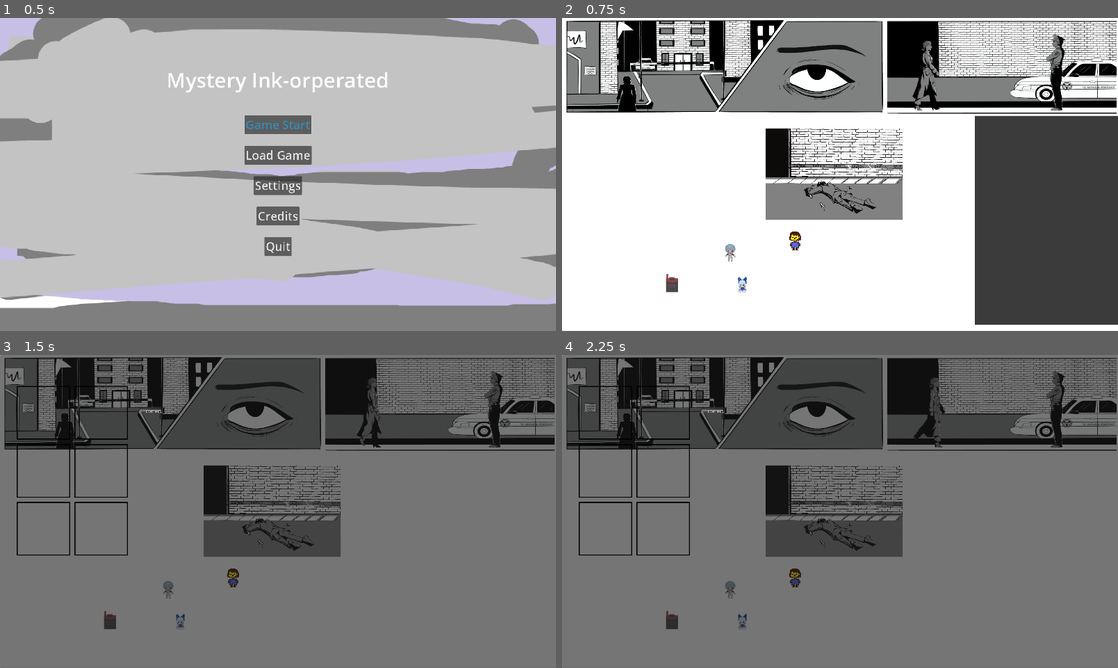
Above: before the commit, frames 1-4 (two rows, left to right).
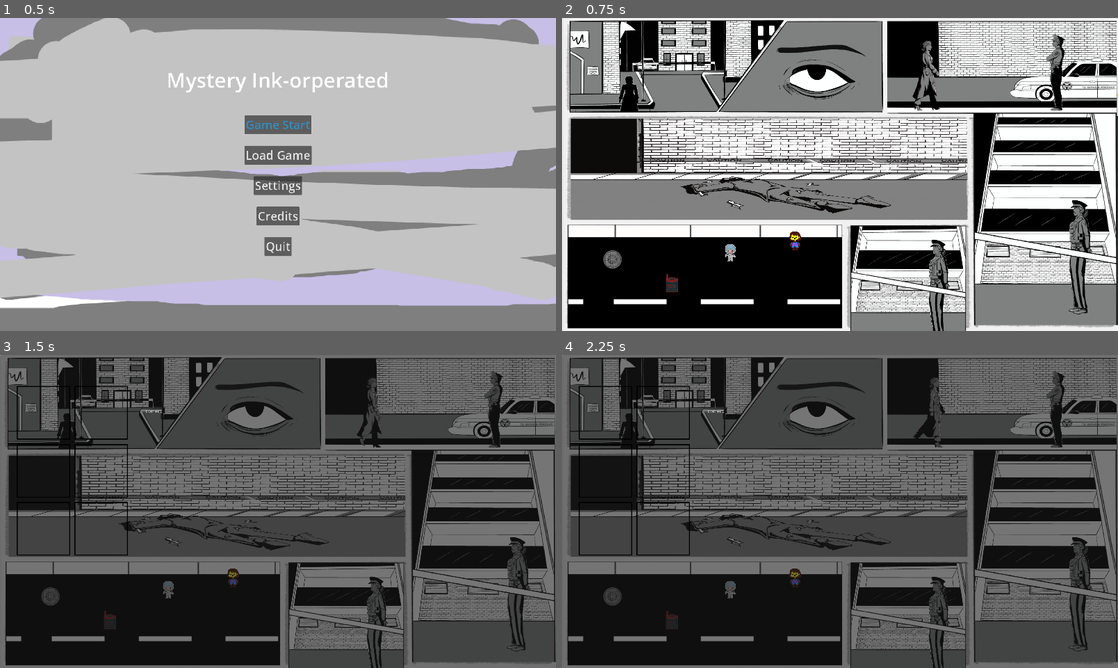
Above: after the commit, the same moments.

Repository: GDYUClub/term-project-w25
Game: Godot game, scene res://src/main/main_menu.tscn
The game is run twice, just before and just after one commit, with the same random seed, the same clock (stepped at 60 frames per second) and the same inputs.
Inputs (mouse positions are in pixels of both pictures, inside the frame that each line leads up to):
- Up to frame 1 (0.5 s): no input
- Up to frame 2 (0.75 s): click "Game Start" at 0.5 s
- Up to frame 3 (1.5 s): tap Enter (ui_accept) at 1.25 s; move the mouse to (400, 495) at 1.27 s; hold D (right) from 1.28 s (still down); tap Q (analyze) at 1.35 s; click (400, 495) at 1.42 s
- Up to frame 4 (2.25 s): tap Space (jump) at 1.52 s; release D (right) at 2 s; drag from (728, 527) to (673, 621) at 2.02 s

Frame 1 is identical in both runs. In frame 2, 54% of the frame differs, in the area x 0-100%, y 0-100%; in frame 3, 44%; in frame 4, 44%.

Commit message:
decorating level with images

Diff:
--- a/src/PanelTransition.tscn
+++ b/src/PanelTransition.tscn
@@ -3,7 +3,7 @@
 [ext_resource type="Script" uid="uid://bt3pkvlpkcrsn" path="res://src/frame.gd" id="1_lu2ol"]
 
 [sub_resource type="RectangleShape2D" id="RectangleShape2D_u1ojx"]
-size = Vector2(64.0023, 376.999)
+size = Vector2(16.0013, 283.502)
 
 [node name="PanelTransition" type="Area2D"]
 script = ExtResource("1_lu2ol")
--- a/src/frame.gd
+++ b/src/frame.gd
@@ -8,6 +8,7 @@
 }
 
 @export var move_type:MOVETYPES
+@export var jane_scale:int
 
 func _ready() -> void:
 	body_entered.connect(_on_body_entered)
--- a/src/levels/tutorial/tutorial.tscn
+++ b/src/levels/tutorial/tutorial.tscn
@@ -11,14 +11,18 @@
 [ext_resource type="PackedScene" uid="uid://b5h0imkaet8vo" path="res://src/dialogue/dialogue_ui.tscn" id="7_0e0cn"]
 [ext_resource type="PackedScene" uid="uid://c5psffmv1afdo" path="res://src/PanelTransition.tscn" id="7_oggfx"]
 [ext_resource type="PackedScene" uid="uid://dplwfecao13b5" path="res://src/dialogue/npc.tscn" id="8_bb1rp"]
+[ext_resource type="Texture2D" uid="uid://cehb3ektrxmbs" path="res://assets/sprites/pages/1-2/road.png-1080x.png" id="8_wbdfn"]
 [ext_resource type="Texture2D" uid="uid://he4s4k4svpvn" path="res://assets/sprites/pages/1-2/Panel1.png-1080x.png" id="9_d2hcf"]
 [ext_resource type="Texture2D" uid="uid://dsv6sdutv7bdm" path="res://assets/sprites/clue-touhou.png" id="9_jcs8d"]
+[ext_resource type="Texture2D" uid="uid://crq0dhm4yl4vq" path="res://assets/sprites/pages/1-2/PotHole.png-1080x.png" id="9_lvywd"]
 [ext_resource type="Texture2D" uid="uid://vbfvmvm6kri7" path="res://assets/sprites/pages/1-2/Panel2.png-1080x.png" id="10_0fxmp"]
+[ext_resource type="Texture2D" uid="uid://cgprfj3eul8yc" path="res://assets/sprites/pages/1-2/Panel6_PNG.png-1080x.png" id="10_w3jir"]
 [ext_resource type="PackedScene" uid="uid://dhpbtj7rkkjks" path="res://src/dialogue/inquire_ui.tscn" id="11_ipng3"]
 [ext_resource type="Script" uid="uid://bwpfrmd53cvot" path="res://src/levels/tutorial/clue_database.gd" id="12_legqn"]
 [ext_resource type="JSON" path="res://src/dialogue/_Dialogue.json" id="13_pado1"]
 [ext_resource type="Script" uid="uid://bhwvtvekextht" path="res://src/clues/clue.gd" id="13_thv2m"]
 [ext_resource type="JSON" path="res://src/dialogue/_Inquiry.json" id="14_h25l4"]
+[ext_resource type="Texture2D" uid="uid://djr3ou43jxunq" path="res://assets/sprites/pages/1-2/1-2-7/Panel7_PNG.png-1080x.png" id="16_8y812"]
 [ext_resource type="Texture2D" uid="uid://dkp81kv7rnhpe" path="res://assets/sprites/pages/1-2/Panel3.png-1080x.png" id="20_vqgbc"]
 [ext_resource type="Texture2D" uid="uid://3himcx6ydt6" path="res://assets/sprites/pages/1-2/Panel4.PNG-1080x.png" id="21_mcod2"]
 
@@ -37,10 +41,14 @@
 [sub_resource type="RectangleShape2D" id="RectangleShape2D_6rae1"]
 size = Vector2(421.388, 22.3685)
 
+[sub_resource type="RectangleShape2D" id="RectangleShape2D_w3jir"]
+size = Vector2(31.0011, 283.502)
+
 [node name="Main" type="Node"]
 script = ExtResource("1_hspkm")
 
 [node name="ColorRect2" type="ColorRect" parent="."]
+visible = false
 offset_left = -15.0
 offset_top = -3.0
 offset_right = 1953.0
@@ -67,6 +75,7 @@
 metadata/_edit_lock_ = true
 
 [node name="Borders" type="StaticBody2D" parent="."]
+visible = false
 metadata/_edit_lock_ = true
 
 [node name="CollisionShape2D" type="CollisionShape2D" parent="Borders"]
@@ -132,82 +141,18 @@
 shape = SubResource("RectangleShape2D_x7bmo")
 debug_color = Color(0, 0.6, 0.7, 0.42)
 
-[node name="Clues" type="Node" parent="."]
-
-[node name="Cigs" parent="Clues" instance=ExtResource("1_ra0nd")]
-position = Vector2(378, 916)
-clue = ExtResource("2_5f4ee")
-
-[node name="ClueArea" parent="Clues" instance=ExtResource("1_ra0nd")]
-position = Vector2(816, 769)
-clue = ExtResource("4_n1e4y")
-
-[node name="ClueArea2" parent="Clues" instance=ExtResource("1_ra0nd")]
-position = Vector2(580, 811)
-clue = ExtResource("6_q7kgm")
-
-[node name="Transitions" type="Node" parent="."]
-
-[node name="PanelTransition" parent="Transitions" instance=ExtResource("7_oggfx")]
-position = Vector2(1895, 148)
-move_type = 1
-
-[node name="CollisionShape2D" parent="Transitions/PanelTransition" index="0"]
-position = Vector2(5, 56)
-
-[node name="NewFrame" parent="Transitions/PanelTransition" index="1"]
-position = Vector2(-1755, 408)
-
-[node name="PanelTransition5" parent="Transitions" instance=ExtResource("7_oggfx")]
-position = Vector2(-7, 464)
-move_type = 1
-
-[node name="CollisionShape2D" parent="Transitions/PanelTransition5" index="0"]
-position = Vector2(5, 56)
-
-[node name="NewFrame" parent="Transitions/PanelTransition5" index="1"]
-position = Vector2(1765, -246)
-scale = Vector2(-3.71923, 1)
-
-[node name="PanelTransition2" parent="Transitions" instance=ExtResource("7_oggfx")]
-position = Vector2(1379, 537)
-rotation = -1.57079
-
-[node name="CollisionShape2D" parent="Transitions/PanelTransition2" index="0"]
-rotation = -1.57079
-
-[node name="NewFrame" parent="Transitions/PanelTransition2" index="1"]
-position = Vector2(-212.001, -623)
-
-[node name="PanelTransition3" parent="Transitions" instance=ExtResource("7_oggfx")]
-position = Vector2(949, 884)
-rotation = -1.57079
-move_type = 1
-
-[node name="CollisionShape2D" parent="Transitions/PanelTransition3" index="0"]
-position = Vector2(-3.50024, -18.0012)
-rotation = -1.57079
-
-[node name="NewFrame" parent="Transitions/PanelTransition3" index="1"]
-position = Vector2(-85.9998, 90.0002)
-
-[node name="PanelTransition4" parent="Transitions" instance=ExtResource("7_oggfx")]
-position = Vector2(949, 884)
-rotation = -1.57079
-move_type = 1
-
-[node name="CollisionShape2D" parent="Transitions/PanelTransition4" index="0"]
-position = Vector2(-27.9991, 428)
-rotation = -1.57079
-
-[node name="NewFrame" parent="Transitions/PanelTransition4" index="1"]
-position = Vector2(-56.9989, 512)
-
 [node name="PanelImages" type="Node" parent="."]
 
+[node name="Panel6" type="Node2D" parent="PanelImages"]
+
+[node name="Panel7Png_png-1080x" type="Sprite2D" parent="PanelImages/Panel6"]
+position = Vector2(1668.06, 597.75)
+scale = Vector2(0.640857, 0.640857)
+texture = ExtResource("16_8y812")
+
 [node name="Panel1" type="Sprite2D" parent="PanelImages"]
-position = Vector2(16, -54)
-scale = Vector2(0.696296, 0.582716)
+position = Vector2(27, -54)
+scale = Vector2(0.686111, 0.582716)
 texture = ExtResource("9_d2hcf")
 centered = false
 
@@ -217,19 +162,127 @@
 texture = ExtResource("10_0fxmp")
 centered = false
 
-[node name="Panel3_png-1080x" type="Sprite2D" parent="PanelImages"]
+[node name="Panel3" type="Sprite2D" parent="PanelImages"]
 position = Vector2(1519.25, 183)
 scale = Vector2(0.73287, 0.612346)
 texture = ExtResource("20_vqgbc")
 
-[node name="Panel4_png-1080x" type="Sprite2D" parent="PanelImages"]
-position = Vector2(940, 539)
-scale = Vector2(0.438194, 0.438194)
+[node name="Panel4" type="Sprite2D" parent="PanelImages"]
+position = Vector2(715, 522.375)
+scale = Vector2(1.26852, 0.484375)
 texture = ExtResource("21_mcod2")
 
-[node name="Panel5" type="Node" parent="PanelImages"]
-
-[node name="Sprite2D" type="Sprite2D" parent="PanelImages/Panel5"]
+[node name="Panel5" type="Node2D" parent="PanelImages"]
+
+[node name="Road_png-1080x" type="Sprite2D" parent="PanelImages/Panel5"]
+position = Vector2(494.25, 879.75)
+scale = Vector2(0.903241, 0.718254)
+texture = ExtResource("8_wbdfn")
+
+[node name="PotHole_png-1080x" type="Sprite2D" parent="PanelImages/Panel5"]
+position = Vector2(350, 858)
+scale = Vector2(0.5, 0.5)
+texture = ExtResource("9_lvywd")
+
+[node name="Panel6Png_png-1080x" type="Sprite2D" parent="PanelImages"]
+position = Vector2(1204, 929)
+scale = Vector2(0.585185, 0.583951)
+texture = ExtResource("10_w3jir")
+
+[node name="Clues" type="Node" parent="."]
+
+[node name="Cigs" parent="Clues" instance=ExtResource("1_ra0nd")]
+position = Vector2(378, 916)
+clue = ExtResource("2_5f4ee")
+
+[node name="ClueArea" parent="Clues" instance=ExtResource("1_ra0nd")]
+position = Vector2(816, 769)
+clue = ExtResource("4_n1e4y")
+
+[node name="ClueArea2" parent="Clues" instance=ExtResource("1_ra0nd")]
+position = Vector2(580, 811)
+clue = ExtResource("6_q7kgm")
+
+[node name="Transitions" type="Node2D" parent="."]
+
+[node name="PanelTransition" parent="Transitions" instance=ExtResource("7_oggfx")]
+position = Vector2(1895, 148)
+move_type = 1
+
+[node name="CollisionShape2D" parent="Transitions/PanelTransition" index="0"]
+position = Vector2(5, 56)
+
+[node name="NewFrame" parent="Transitions/PanelTransition" index="1"]
+position = Vector2(-1755, 408)
+
+[node name="PanelTransition5" parent="Transitions" instance=ExtResource("7_oggfx")]
+position = Vector2(19, 480)
+move_type = 1
+
+[node name="CollisionShape2D" parent="Transitions/PanelTransition5" index="0"]
+position = Vector2(5, 56)
+
+[node name="NewFrame" parent="Transitions/PanelTransition5" index="1"]
+position = Vector2(1765, -246)
+scale = Vector2(-3.71923, 1)
+
+[node name="PanelTransition2" parent="Transitions" instance=ExtResource("7_oggfx")]
+position = Vector2(1379, 537)
+rotation = -1.57079
+
+[node name="CollisionShape2D" parent="Transitions/PanelTransition2" index="0"]
+rotation = -1.57079
+
+[node name="NewFrame" parent="Transitions/PanelTransition2" index="1"]
+position = Vector2(-264.004, -622.998)
+
+[node name="PanelTransition3" parent="Transitions" instance=ExtResource("7_oggfx")]
+position = Vector2(949, 884)
+rotation = -1.57079
+move_type = 1
+
+[node name="CollisionShape2D" parent="Transitions/PanelTransition3" index="0"]
+position = Vector2(-36.9999, 18.0002)
+rotation = -1.57079
+
+[node name="NewFrame" parent="Transitions/PanelTransition3" index="1"]
+position = Vector2(-85.9998, 90.0002)
+
+[node name="PanelTransition4" parent="Transitions" instance=ExtResource("7_oggfx")]
+position = Vector2(949, 884)
+rotation = -1.57079
+move_type = 1
+
+[node name="CollisionShape2D" parent="Transitions/PanelTransition4" index="0"]
+position = Vector2(-27.9991, 428)
+rotation = -1.57079
+
+[node name="NewFrame" parent="Transitions/PanelTransition4" index="1"]
+position = Vector2(-56.9989, 512)
+
+[node name="PanelTransition7" parent="Transitions" instance=ExtResource("7_oggfx")]
+position = Vector2(681, 903)
+rotation = -1.57079
+
+[node name="CollisionShape2D" parent="Transitions/PanelTransition7" index="0"]
+position = Vector2(-36.9979, 327)
+rotation = -1.57079
+
+[node name="NewFrame" parent="Transitions/PanelTransition7" index="1"]
+position = Vector2(-31.9986, 215)
+
+[node name="PanelTransition6" parent="Transitions" instance=ExtResource("7_oggfx")]
+position = Vector2(319, 1318)
+rotation = -1.57079
+move_type = 1
+
+[node name="CollisionShape2D" parent="Transitions/PanelTransition6" index="0"]
+position = Vector2(591.003, 464.996)
+rotation = -3.14159
+shape = SubResource("RectangleShape2D_w3jir")
+
+[node name="NewFrame" parent="Transitions/PanelTransition6" index="1"]
+position = Vector2(757.006, 913.995)
 
 [node name="Player" parent="." instance=ExtResource("4_altkg")]
 unique_name_in_owner = true
@@ -267,3 +320,5 @@
 [editable path="Transitions/PanelTransition2"]
 [editable path="Transitions/PanelTransition3"]
 [editable path="Transitions/PanelTransition4"]
+[editable path="Transitions/PanelTransition7"]
+[editable path="Transitions/PanelTransition6"]
Binary file added: assets/sprites/pages/1-2/1-2-7/BackgroundSky.png-1080x.png
Not shown, added: assets/sprites/pages/1-2/1-2-7/BackgroundSky.png-1080x.png.import
Binary file added: assets/sprites/pages/1-2/1-2-7/BarricadeTape.png-1080x.png
Not shown, added: assets/sprites/pages/1-2/1-2-7/BarricadeTape.png-1080x.png.import
Binary file added: assets/sprites/pages/1-2/1-2-7/Building.png-1080x.png
Not shown, added: assets/sprites/pages/1-2/1-2-7/Building.png-1080x.png.import
Binary file added: assets/sprites/pages/1-2/1-2-7/Concrete.png-1080x.png
Not shown, added: assets/sprites/pages/1-2/1-2-7/Concrete.png-1080x.png.import
Binary file added: assets/sprites/pages/1-2/1-2-7/Panel7_PNG.png-1080x.png
Not shown, added: assets/sprites/pages/1-2/1-2-7/Panel7_PNG.png-1080x.png.import
Binary file added: assets/sprites/pages/1-2/1-2-7/PanelOutline.png-1080x.png
Not shown, added: assets/sprites/pages/1-2/1-2-7/PanelOutline.png-1080x.png.import
(and 22 more such lines)
